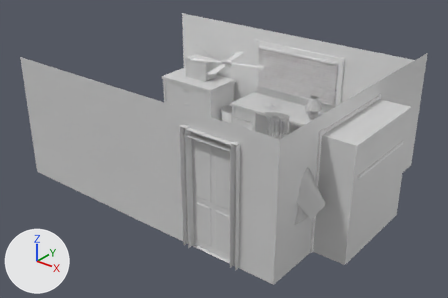
Renders of the COLLADA model MindGamezJamchester2017/art.scnassets/3D/ASS_Room.dae from each side of a commit.
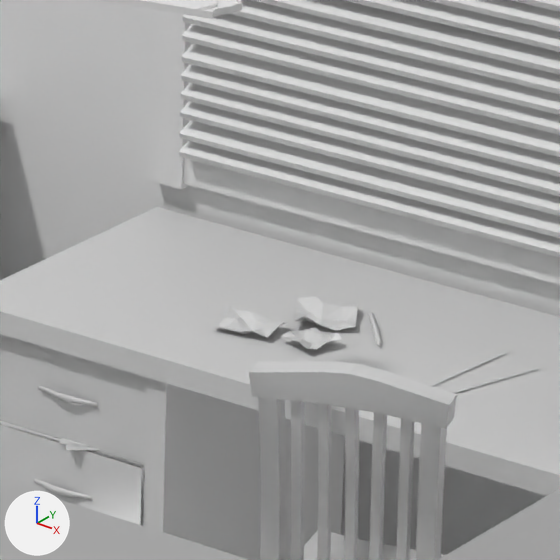
Old and new are each drawn whole from a 50 mm camera at (11.36, -18.37, 12.28) aimed at (-2.67, -0.83, 1.4) and again close up on the part from 53% to 68% of the width and 23% to 45% of the height. The lights are fixed; the arrows at lower left show +X, +Y and +Z.

Names of what the first close-up shows: 'Blinds', 'Chair', 'Desk', 'Door_Wall', 'Fan', 'Wardrobe_Wall', 'Window', 'Window_Wall'.
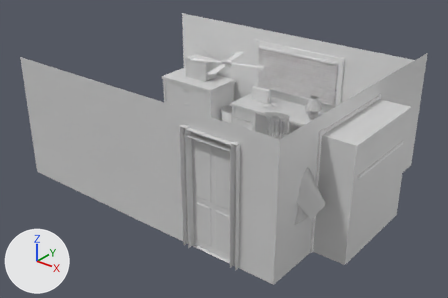
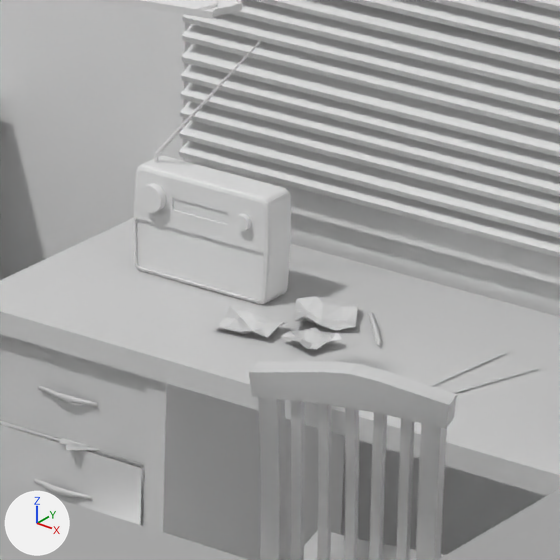
Commit message: added radio

Changed parts and their boxes [x1, y1, x2, y2] in the close-ups (560 x 560 px):
'Radio', added: after [133, 40, 291, 304]

The change, as a diff of the scene's bpy script:
```diff
--- a/MindGamezJamchester2017/art.scnassets/3D/ASS_Room.dae.py
+++ b/MindGamezJamchester2017/art.scnassets/3D/ASS_Room.dae.py
@@ me_cube_023 @@
+me_cube_023.from_pydata(...)  # 218 vertices, 382 faces; spans x -0.456..0.456, y -0.156..0.106, z 0.004..1.462
@@ ob_radio @@
+ob_radio = bpy.data.objects.new('Radio', me_cube_023)
+ob_radio.location = (-3.811, 3.249, 1.922)
```
